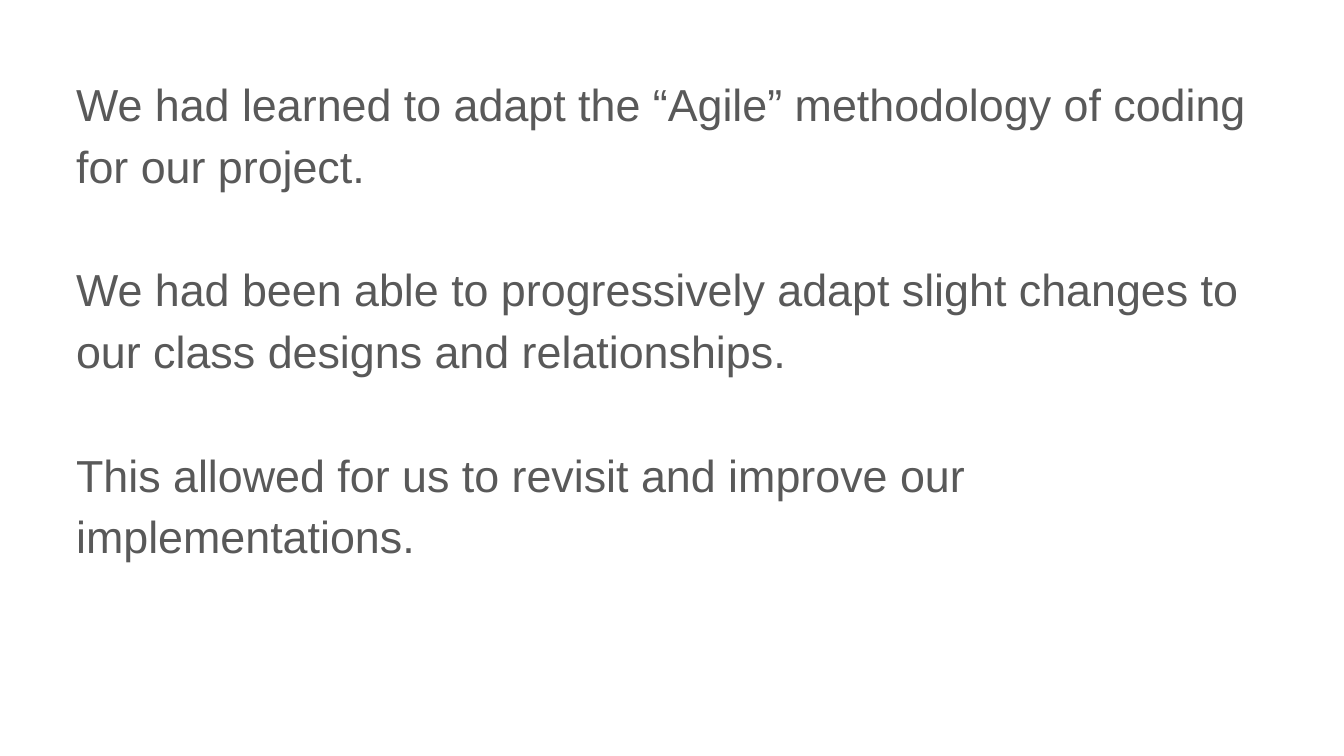
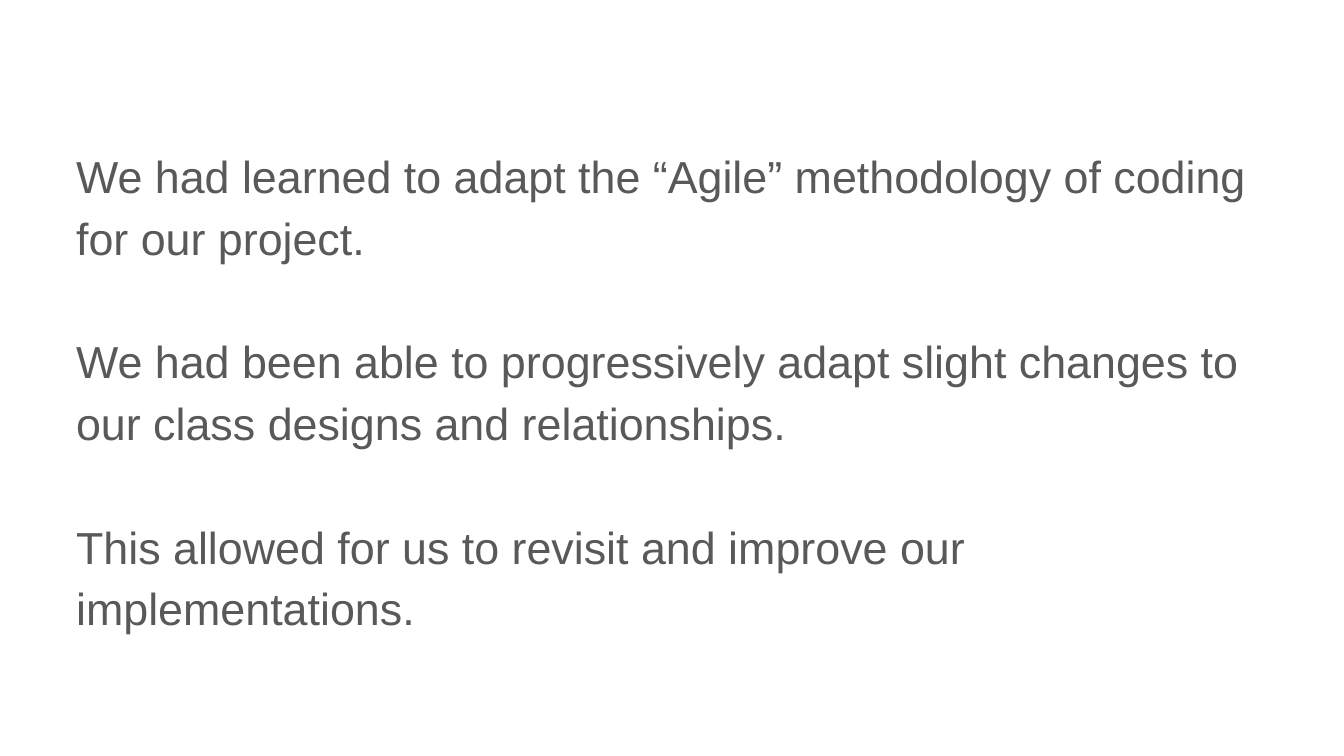
Before and after one commit to yangyaoi/Connect-Four-Project, a slide deck: slide 9 of Documents/Final Presentation/Final incomplete.pptx. Drawn at 1344x756 pixels with LibreOffice and Linux fonts; fonts in the diff are those of the drawing. Boxes give left, top, right and bottom in pixels: in the first picture for what was removed or moved away, otherwise in the second. Text is boxed around its words. In the diff, an @@ line names an element or a change of style, - is before the commit and + after.

```diff
--- a/Documents/Final Presentation/Final incomplete.pptx
+++ b/Documents/Final Presentation/Final incomplete.pptx
@@ text "We had learned to adapt ...": place and size @@
-text "We had learned to adapt ..." at [76,88,1245,562]
+text "We had learned to adapt ..." at [76,160,1245,634]
```
Also in this commit, not shown: 6 other slides changed, 2 slides added.
